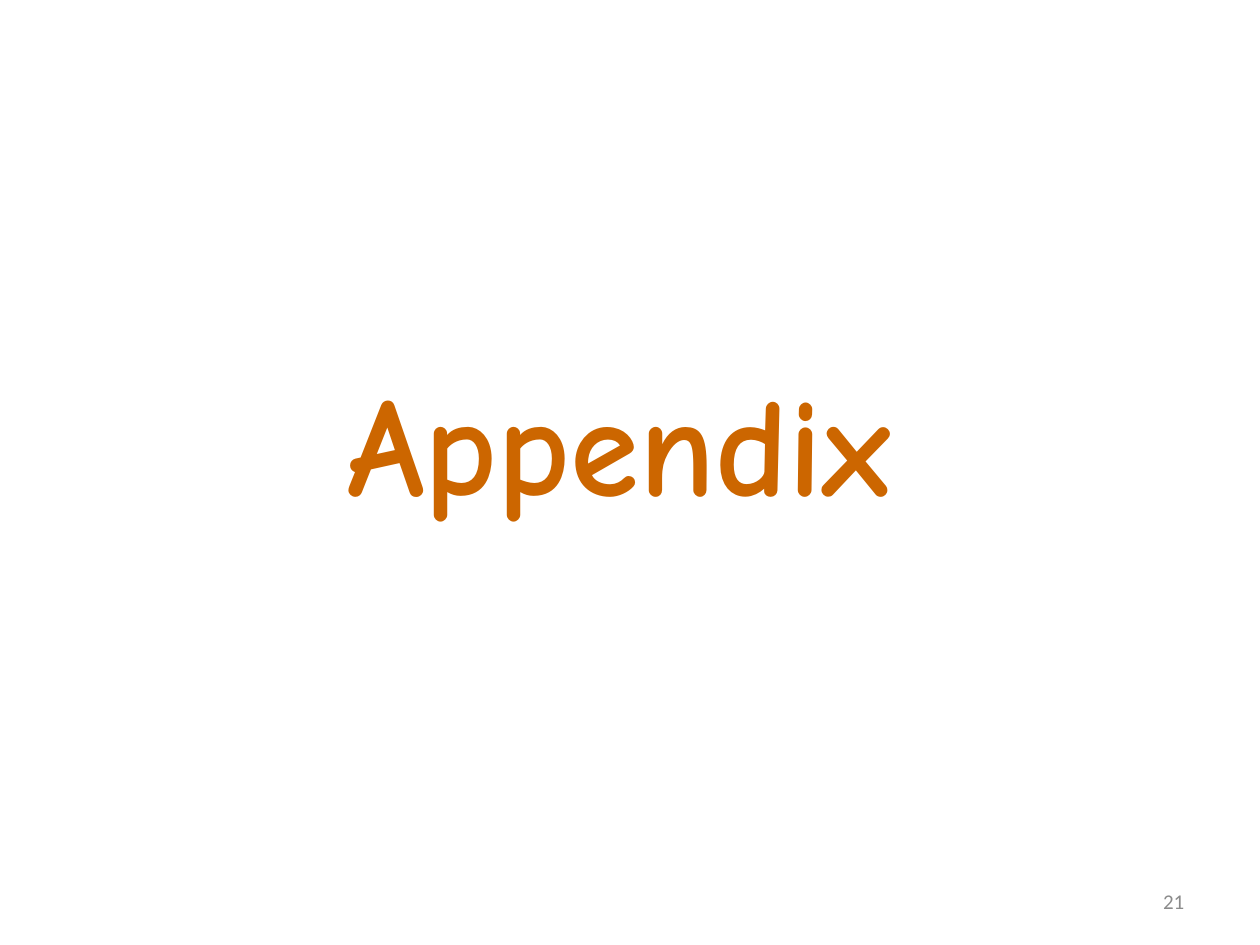
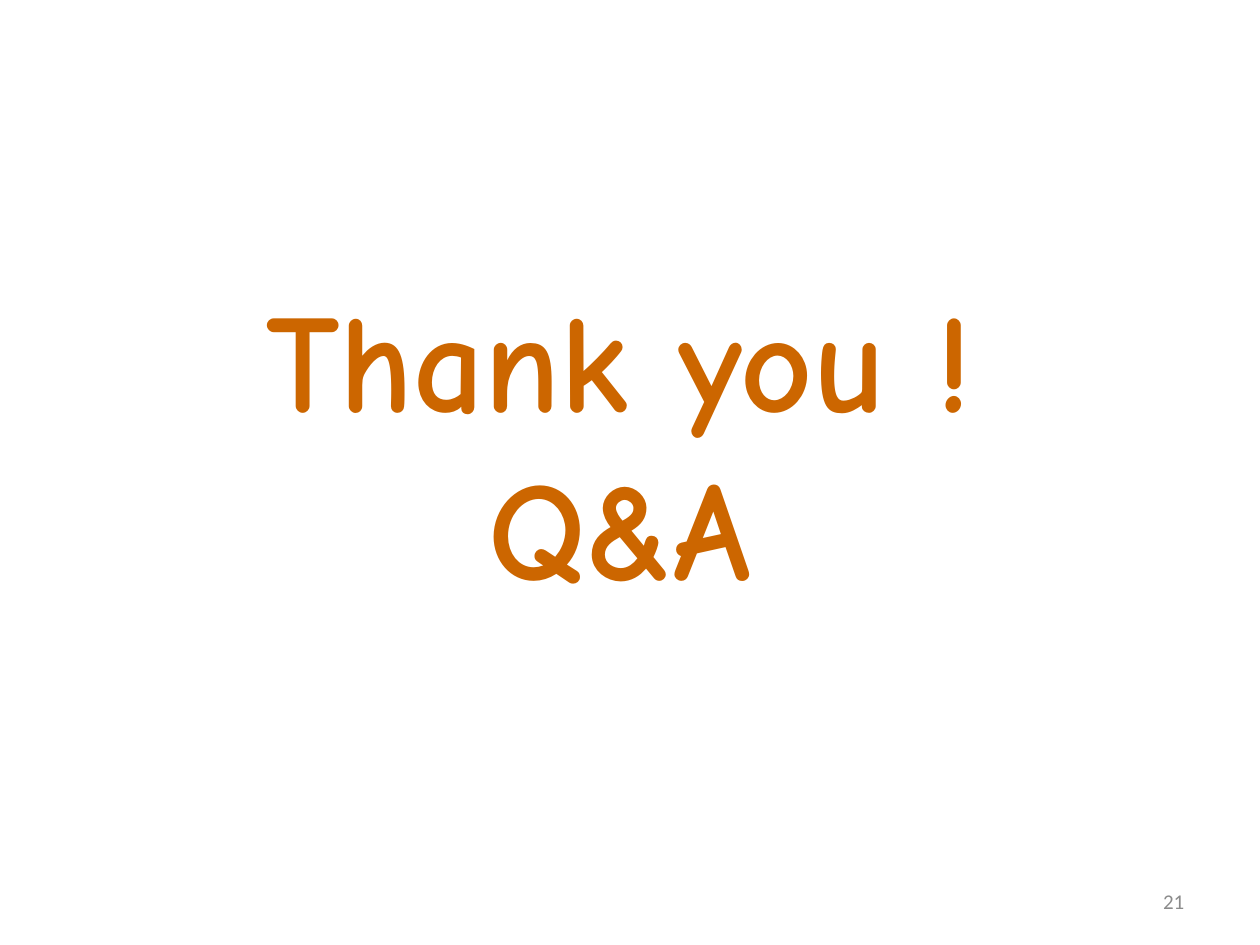
Before and after one commit to akanatov/SLang-, a slide deck: slide 21 of Docs/Incidence matrix and OOP.pptx. Drawn at 1260x945 pixels with LibreOffice and Linux fonts; fonts in the diff are those of the drawing. Boxes give left, top, right and bottom in pixels: in the first picture for what was removed or moved away, otherwise in the second. Text is boxed around its words. In the diff, an @@ line names an element or a change of style, - is before the commit and + after.

```diff
--- a/Docs/Incidence matrix and OOP.pptx
+++ b/Docs/Incidence matrix and OOP.pptx
@@ title at [267,318,886,584]: text changed @@
-Appendix
+Thank you ! Q&A
```
Also in this commit, not shown: 6 other slides changed.
